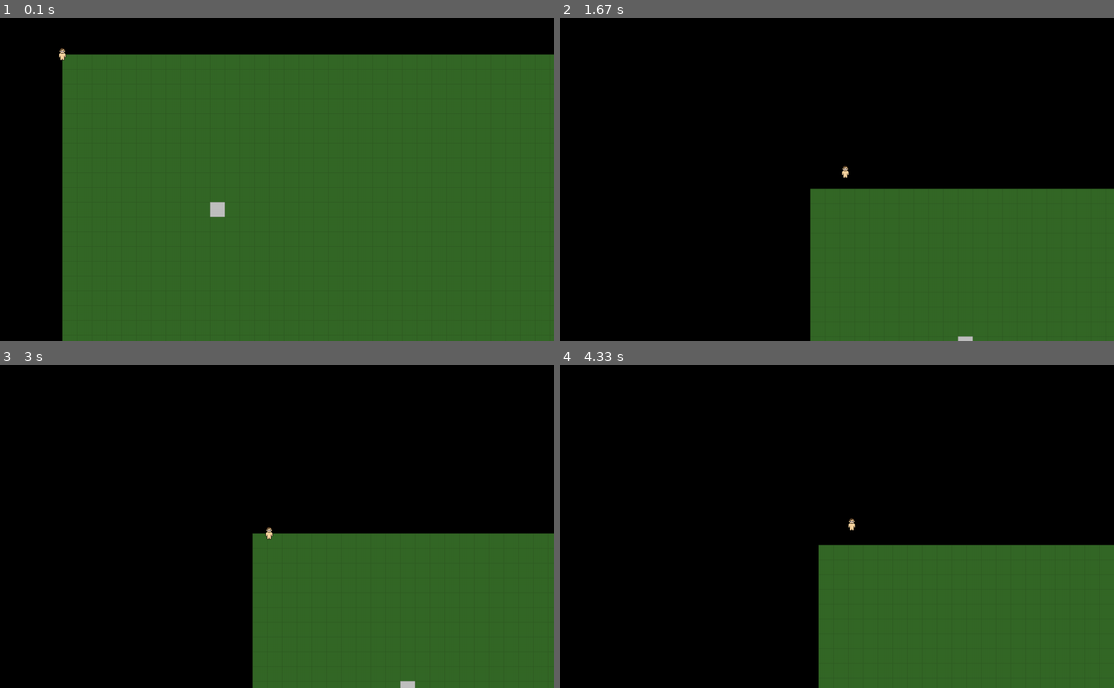
Above: before the commit, frames 1-4 (two rows, left to right).
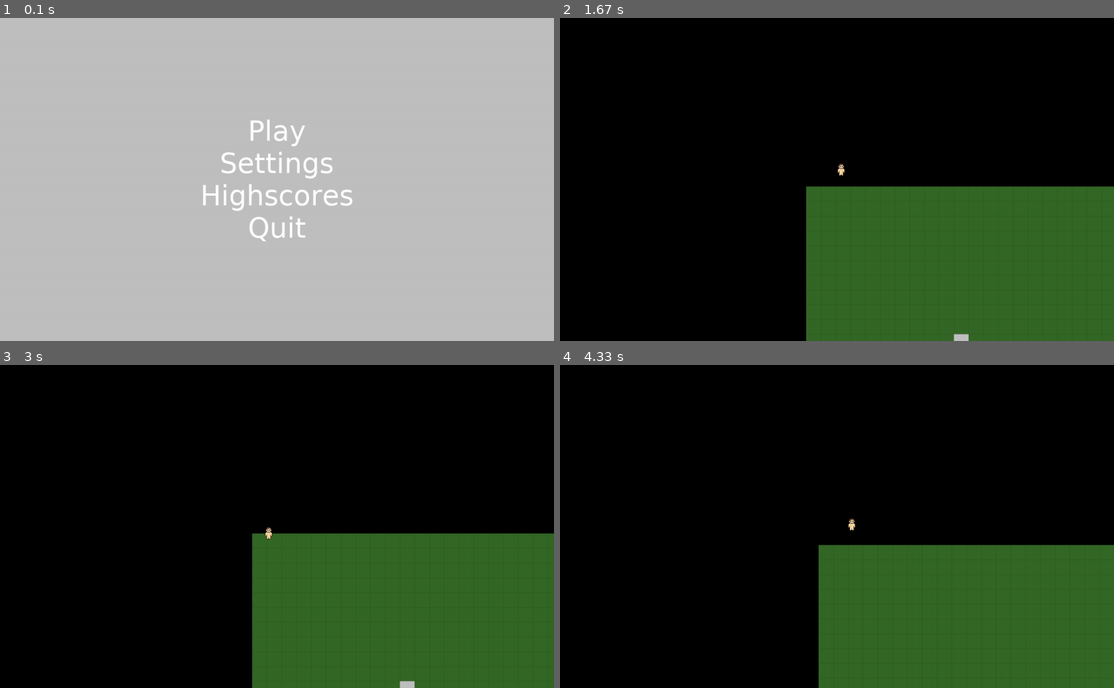
Above: after the commit, the same moments.

Repository: justvulpes/pygame
Game: pygame game, started from Main.py
The game is run twice, just before and just after one commit, with the same random seed, the same clock (stepped at 60 frames per second) and the same inputs.
Inputs (mouse positions are in pixels of both pictures, inside the frame that each line leads up to):
- Up to frame 1 (0.1 s): no input
- Up to frame 2 (1.67 s): click (837, 131) at 0.38 s, where only the run after the commit has a clickable "Play"; hold D 0.67-1.13 s; move the mouse to (842, 202) at 0.7 s; hold W 1.17-1.47 s; move the mouse to (892, 250) at 1.2 s; hold D from 1.5 s (still down); move the mouse to (665, 253) at 1.53 s
- Up to frame 3 (3 s): release D at 1.97 s; hold A 2-2.53 s; move the mouse to (343, 555) at 2.03 s; hold S 2.57-2.87 s; move the mouse to (288, 416) at 2.6 s; hold A from 2.9 s (still down); move the mouse to (77, 516) at 2.93 s
- Up to frame 4 (4.33 s): release A at 3.3 s; hold W 3.33-3.7 s; move the mouse to (837, 565) at 3.37 s; hold D from 3.73 s (still down); move the mouse to (1047, 646) at 3.77 s

The runs differ from the first frame. In frame 1, 100% of the frame differs, in the area x 0-100%, y 0-100%; in frame 2, 0.9%; in frame 3, 0.1%; in frame 4, nothing differs.

Commit message:
Menu and game merged

Diff:
--- a/Main.py
+++ b/Main.py
@@ -2,6 +2,7 @@
 
 import KeyListener
 import game_graphics.Display
+import Menu
 
 import World
 import objects.mobs.Player
@@ -51,6 +52,10 @@
 
 def run():
     game_window = game_graphics.Display.Display(window_width, window_height, fps_fix)
+    Menu.run(game_window.canvas)
+
+
+
     world.objects.append(player)
 
     while running:
--- a/Menu.py
+++ b/Menu.py
@@ -5,7 +5,7 @@
 import Main
 
 print(pygame.font.get_fonts())  # prints a string of all the available fonts
-
+inMenu = True
 
 class MenuButton:
     def __init__(self, text, font=random.choice(pygame.font.get_fonts()), font_size=60,
@@ -58,7 +58,7 @@
             self.buttons.append(mbutton)
 
     def running(self):
-        while True:
+        while inMenu:
             self.scrn.fill(self.bg_color)
             for event in pygame.event.get():  # so it wouldn't crash, delete events
                 if event.type == pygame.MOUSEBUTTONDOWN:
@@ -77,23 +77,31 @@
                 self.scrn.blit(item.label, item.position)
             pygame.display.flip()
 
-if __name__ == "__main__":
 
-    def pressed_play():
-        print("Play.")
+def run(screen):
+    screen = screen
+    menu_buttons = ("Play", "Settings", "Highscores", "Quit")
+    pygame.display.set_caption('Game Menu')
 
-    def open_settings():
-        print("Open settings.")
+    Menu(screen, menu_buttons, events).running()
 
-    def pressed_highscores():
-        print("Open highscores.")
 
-    def pressed_quit():
-        print("Quit.")
+def pressed_play():
+    global inMenu
+    inMenu = False
+    print("Play.")
 
-    pygame.init()
-    screen = pygame.display.set_mode((Main.window_width, Main.window_height), 0, 32)
-    menu_buttons = ("Play", "Settings", "Highscores", "Quit")
-    events = [("Play", pressed_play), ("Settings", open_settings), ("Highscores", pressed_highscores), ("Quit", pressed_quit)]
-    pygame.display.set_caption('Game Menu')
-    Menu(screen, menu_buttons, events).running()
+
+def open_settings():
+    print("Open settings.")
+
+
+def pressed_highscores():
+    print("Open highscores.")
+
+
+def pressed_quit():
+    print("Quit.")
+
+
+events = [("Play", pressed_play), ("Settings", open_settings), ("Highscores", pressed_highscores), ("Quit", pressed_quit)]
